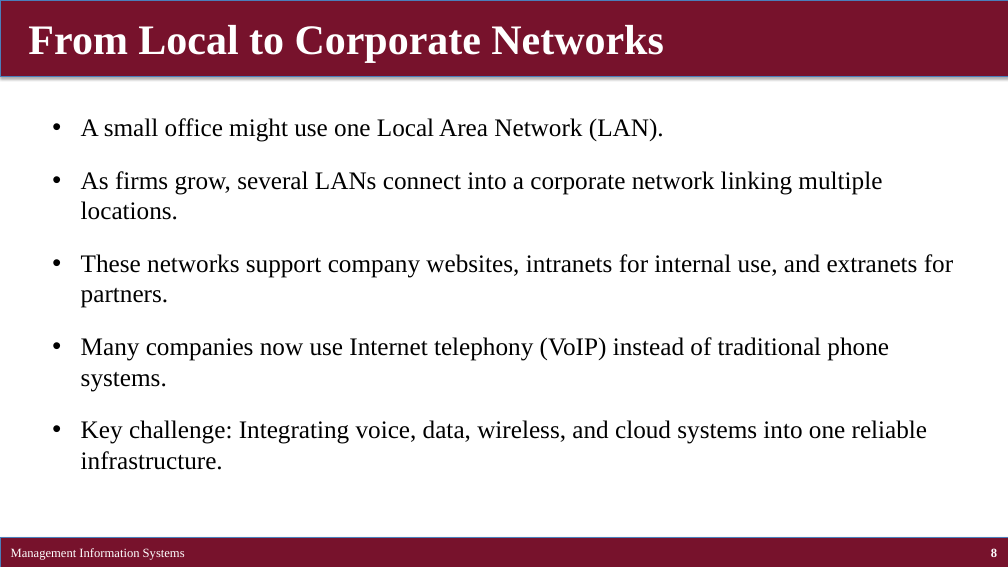
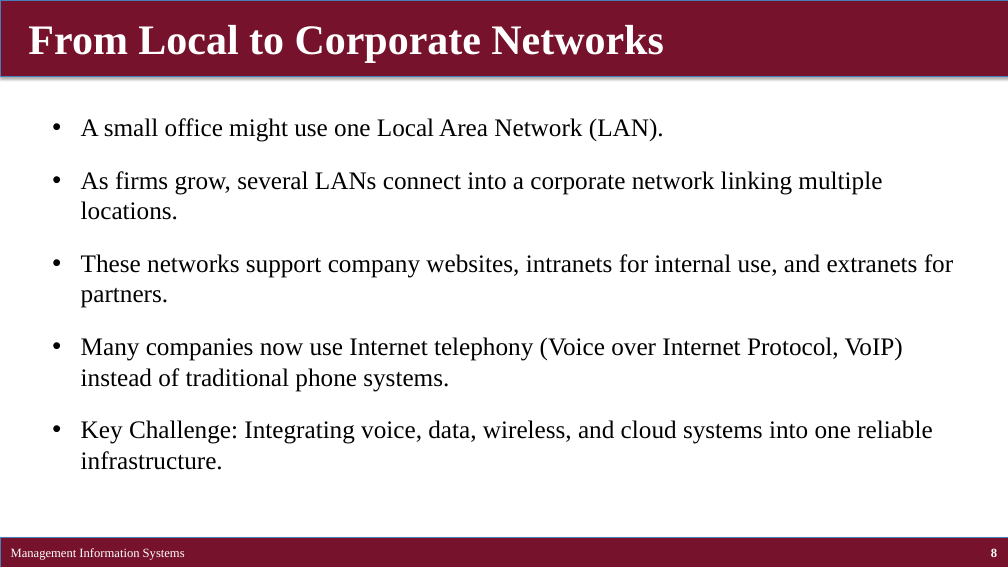
Before and after one commit to brianhwpark/brianhwpark.github.io, a slide deck: slide 8 of files/teaching-resources/concordiacollege-busn-315/busn-315-lecture-note/busn315-ch07.pptx. Drawn at 1008x567 pixels with LibreOffice and Linux fonts; fonts in the diff are those of the drawing. Boxes give left, top, right and bottom in pixels: in the first picture for what was removed or moved away, otherwise in the second. Text is boxed around its words. In the diff, an @@ line names an element or a change of style, - is before the commit and + after.

```diff
--- a/files/teaching-resources/concordiacollege-busn-315/busn-315-lecture-note/busn315-ch07.pptx
+++ b/files/teaching-resources/concordiacollege-busn-315/busn-315-lecture-note/busn315-ch07.pptx
@@ text at (81,337,932,470): text changed @@
-• Many companies now use Internet telephony (VoIP) instead of traditional phone systems.
-• Key challenge: Integrating voice, data, wireless, and cloud systems into one reliable infrastructure.
+• Many companies now use Internet telephony (Voice over Internet Protocol, VoIP) instead of traditional phone systems.
+• Key Challenge: Integrating voice, data, wireless, and cloud systems into one reliable infrastructure.
```
Also in this commit, not shown: 3 other slides changed, 14 other files.
